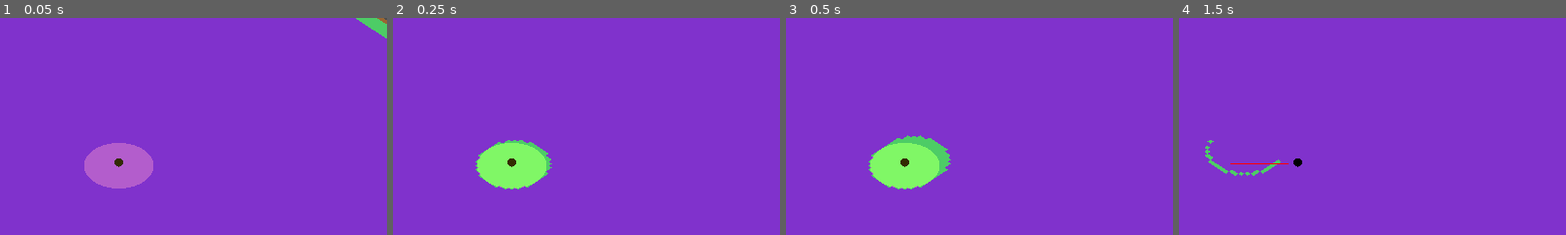
Above: before the commit, frames 1-4 (left to right).
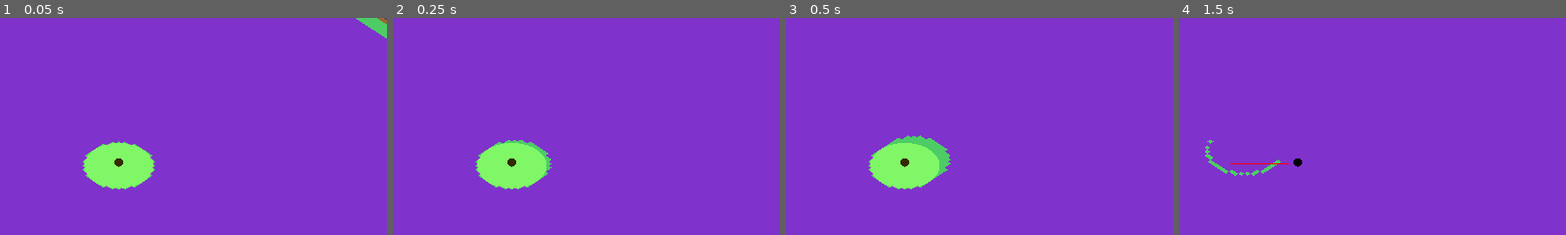
Above: after the commit, the same moments.

Repository: emersonh16/dastardlyfuck
Game: Godot game, scene res://scenes/test/test_miasma.tscn
The game is run twice, just before and just after one commit, with the same random seed, the same clock (stepped at 60 frames per second) and the same inputs.
Inputs (mouse positions are % of the whole screen's width and height, from its top left):
- Up to frame 1 (0.05 s): no input
- Up to frame 2 (0.25 s): no input
- Up to frame 3 (0.5 s): no input
- Up to frame 4 (1.5 s): tap Enter at 0.5 s; move the mouse to (72, 45) at 0.52 s; hold Right (ui_right) 0.53-1.25 s; tap 1 at 0.6 s; click (72, 45) at 0.67 s; drag from (30, 55) to (45, 70) at 1.27 s
The pictures show only the part of the screen within x 35-85%, y 16-66%; the shares and areas given below are measured in that part.

The runs differ from the first frame. In frame 1, 3.0% of the frame differs, in the area x 21-41%, y 56-80%; in frame 2, nothing differs; in frame 3, nothing differs; in frame 4, nothing differs.

Commit message:
burnt out but working well

Diff:
--- a/scripts/renderers/miasma_renderer.gd
+++ b/scripts/renderers/miasma_renderer.gd
@@ -9,6 +9,8 @@
 
 # Track visible bounds to only rebuild when needed
 var _last_visible_bounds: Dictionary = {}
+var _last_wind_offset: Vector2 = Vector2.ZERO
+var wind_manager: Node = null
 
 func _ready():
 	await get_tree().process_frame
@@ -18,6 +20,11 @@
 	if not miasma_manager:
 		push_warning("MiasmaManager autoload not found!")
 		return
+
+	# Find WindManager to track wind changes
+	wind_manager = get_node_or_null("/root/WindManager")
+	if wind_manager:
+		wind_manager.wind_changed.connect(_on_wind_changed)
 
 	# Create mesh instance
 	mesh_instance = MeshInstance3D.new()
@@ -49,6 +56,10 @@
 
 func _on_cleared_changed():
 	# Trigger immediate update when miasma changes
+	_do_render_update()
+
+func _on_wind_changed(_velocity: Vector2):
+	# Wind changed - need to rebuild mesh to show advection
 	_do_render_update()
 
 func _process(_delta):
@@ -135,14 +146,20 @@
 		min_z -= padding
 		max_z += padding
 
-	# Check if bounds changed (only rebuild if needed)
+	# Check if bounds changed OR wind offset changed (wind moves miasma)
 	var current_bounds = {"min_x": min_x, "max_x": max_x, "min_z": min_z, "max_z": max_z}
-	if current_bounds.hash() == _last_visible_bounds.hash():
+	var current_wind_offset = Vector2(miasma_manager.wind_offset_x, miasma_manager.wind_offset_z)
+
+	var bounds_changed = current_bounds.hash() != _last_visible_bounds.hash()
+	var wind_changed = current_wind_offset.distance_to(_last_wind_offset) > 0.1  # Rebuild if wind moved > 0.1 tiles
+
+	if not bounds_changed and not wind_changed:
 		# Just update position, don't rebuild mesh
 		global_position = player_ground
 		return
 
 	_last_visible_bounds = current_bounds
+	_last_wind_offset = current_wind_offset
 
 	# Calculate tile bounds
 	var min_tile_x = int(min_x / tile_size)
